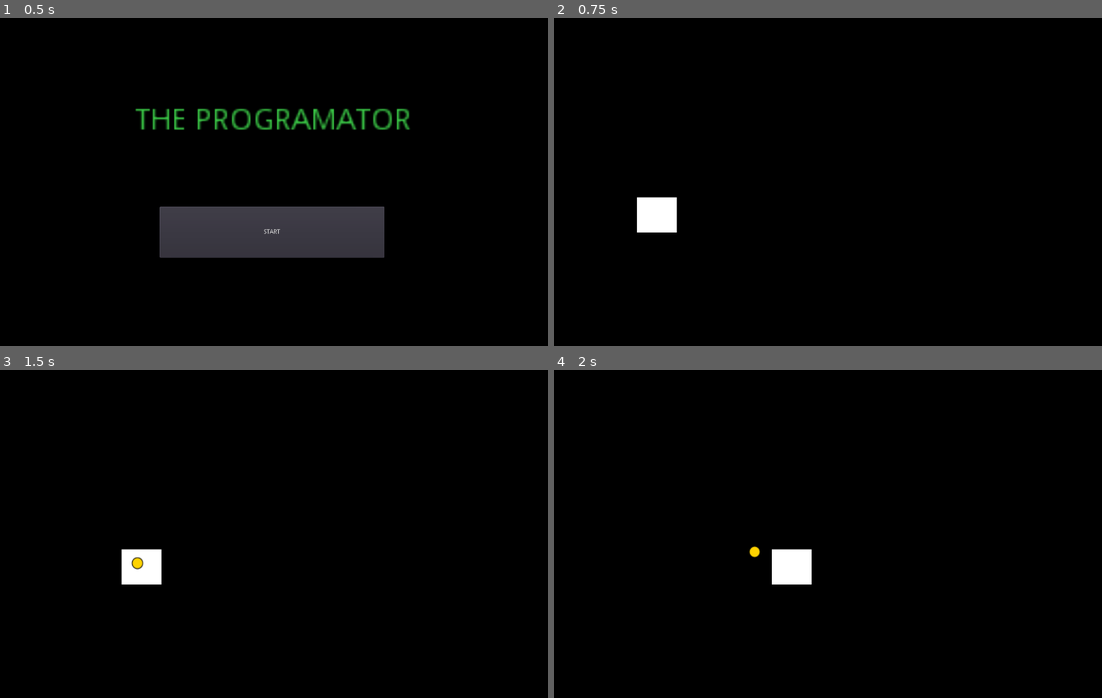
Above: before the commit, frames 1-4 (two rows, left to right).
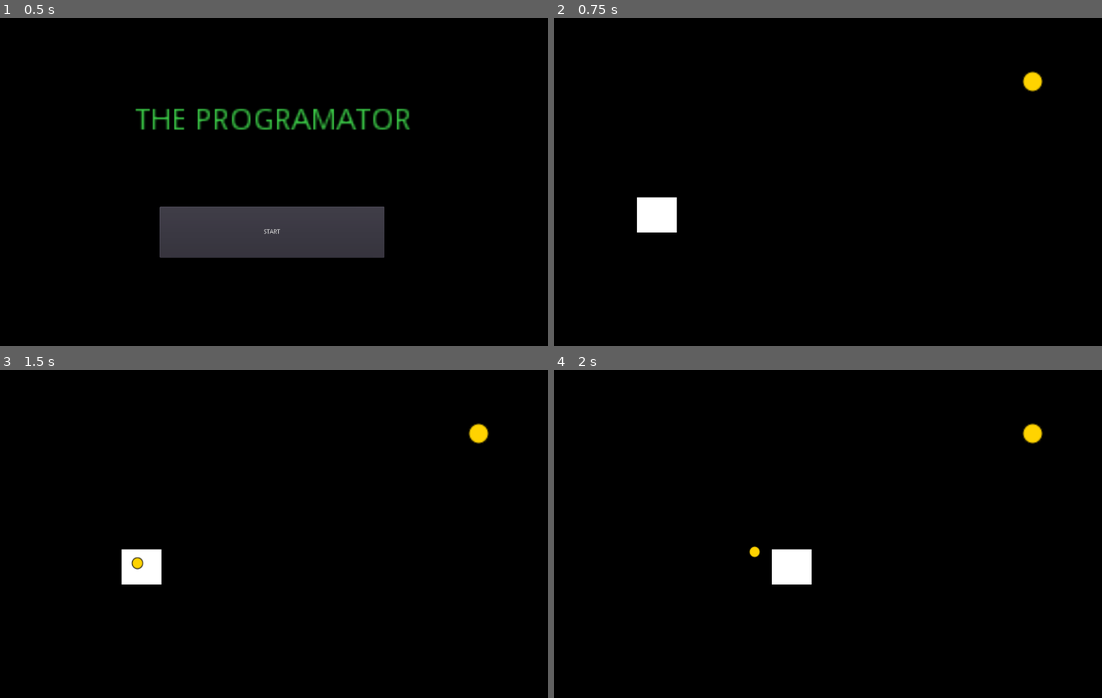
Above: after the commit, the same moments.

Repository: CamilaCintioli/the-progammator
Game: Godot game, scene res://Main.tscn
The game is run twice, just before and just after one commit, with the same random seed, the same clock (stepped at 60 frames per second) and the same inputs.
Inputs (mouse positions are in pixels of both pictures, inside the frame that each line leads up to):
- Up to frame 1 (0.5 s): no input
- Up to frame 2 (0.75 s): click "START" at 0.5 s
- Up to frame 3 (1.5 s): tap Enter at 1.25 s; move the mouse to (394, 517) at 1.27 s; hold D (move_right) from 1.28 s (still down); tap Space (fire) at 1.35 s
- Up to frame 4 (2 s): keep holding D (move_right)

Frame 1 is identical in both runs. In frame 2, 0.2% of the frame differs, in the area x 85-90%, y 16-23%; in frame 3, 0.2%; in frame 4, 0.2%.

Commit message:
level 1 chrom and go to level 2

Diff:
--- a/Levels/Level1.gd
+++ b/Levels/Level1.gd
@@ -9,3 +9,6 @@
 	for i in [35,105,200,300,400,500,600,700,800,900,1000,1100,1200,1300,1400,1500]:
 		var turret = matrix_turret_scene.instance()
 		turret.initialize(self, Vector2(i, 0))
+
+func next_level():
+	get_tree().change_scene("res://Levels/Level2.tscn")
--- a/Levels/Level1.tscn
+++ b/Levels/Level1.tscn
@@ -1,9 +1,10 @@
-[gd_scene load_steps=5 format=2]
+[gd_scene load_steps=6 format=2]
 
 [ext_resource path="res://assets/textures/player.png" type="Texture" id=1]
 [ext_resource path="res://Levels/Level1/entities/player/Player.tscn" type="PackedScene" id=2]
 [ext_resource path="res://Levels/Level1.gd" type="Script" id=3]
 [ext_resource path="res://Levels/Level1/entities/enemies/MatrixTurret.tscn" type="PackedScene" id=4]
+[ext_resource path="res://Levels/Level1/entities/enemies/Chrom.tscn" type="PackedScene" id=5]
 
 [node name="Level1" type="Node"]
 script = ExtResource( 3 )
@@ -20,3 +21,6 @@
 
 [node name="Player" parent="." instance=ExtResource( 2 )]
 position = Vector2( 240.528, 461.38 )
+
+[node name="Chrom" parent="." instance=ExtResource( 5 )]
+position = Vector2( 1117.69, 148.492 )
--- a/Levels/Level1/entities/Proyectile.gd
+++ b/Levels/Level1/entities/Proyectile.gd
@@ -6,12 +6,17 @@
 
 var container
 var direction:Vector2
+var is_player_projectile
 
-func initialize(container, spawn_position:Vector2, direction:Vector2):
-	self.container = container
+func _ready():
+	add_to_group("projectile")
+
+func initialize(_container, spawn_position:Vector2, _direction:Vector2, _is_player_projectile):
+	self.container = _container
 	container.add_child(self)
 	global_position = spawn_position
-	self.direction = direction
+	self.direction = _direction
+	self.is_player_projectile = _is_player_projectile
 	life_timer.connect("timeout", self, "_on_life_timer_timeout")
 	life_timer.start()
 
@@ -24,3 +29,12 @@
 
 func _on_life_timer_timeout():
 	_remove()
+
+func _on_Proyectile_body_entered(body):
+	if body.is_in_group("player"):
+		body.hit()
+	if body.is_in_group("chrom"):
+		if is_player_projectile:
+			container.next_level()
+		else:
+			call_deferred("_remove")
--- a/Levels/Level1/entities/Proyectile.tscn
+++ b/Levels/Level1/entities/Proyectile.tscn
@@ -19,3 +19,5 @@
 
 [node name="LifeTimer" type="Timer" parent="."]
 wait_time = 5.0
+
+[connection signal="body_entered" from="." to="." method="_on_Proyectile_body_entered"]
--- /dev/null
+++ b/Levels/Level1/entities/enemies/Chrom.gd
@@ -0,0 +1,4 @@
+extends StaticBody2D
+
+func _ready():
+	add_to_group("chrom")
--- /dev/null
+++ b/Levels/Level1/entities/enemies/Chrom.tscn
@@ -0,0 +1,18 @@
+[gd_scene load_steps=4 format=2]
+
+[ext_resource path="res://assets/textures/proyectile_player.png" type="Texture" id=1]
+[ext_resource path="res://Levels/Level1/entities/enemies/Chrom.gd" type="Script" id=2]
+
+[sub_resource type="CircleShape2D" id=1]
+radius = 22.6522
+
+[node name="Chrom" type="StaticBody2D"]
+script = ExtResource( 2 )
+
+[node name="Sprite" type="Sprite" parent="."]
+position = Vector2( 0.315334, 0.31534 )
+scale = Vector2( 2.9037, 2.95041 )
+texture = ExtResource( 1 )
+
+[node name="CollisionShape2D" type="CollisionShape2D" parent="."]
+shape = SubResource( 1 )
--- a/Levels/Level1/entities/enemies/MatrixTurret.gd
+++ b/Levels/Level1/entities/enemies/MatrixTurret.gd
@@ -6,8 +6,11 @@
 
 var container
 
-func initialize(container, turret_pos):
-	self.container = container
+func _ready():
+	add_to_group("turret")
+
+func initialize(_container, turret_pos):
+	self.container = _container
 	container.add_child(self)
 	global_position = turret_pos
 	fire_timer.wait_time = rand_range(1,5)
@@ -15,7 +18,7 @@
 
 func _shoot():
 	var proj = matrix_projectile_scene.instance()
-	proj.initialize(container, global_position, Vector2.DOWN)
+	proj.initialize(container, global_position, Vector2.DOWN, false)
 
 func _on_Timer_timeout():
 	_shoot()
--- a/Levels/Level1/entities/player/Arm.gd
+++ b/Levels/Level1/entities/player/Arm.gd
@@ -10,4 +10,5 @@
 	var new_projectile = projectile_scene.instance()
 	new_projectile.initialize(container,
 		fire_position.global_position,
-		global_position.direction_to(fire_position.global_position))
+		global_position.direction_to(fire_position.global_position),
+		true)
--- a/Levels/Level1/entities/player/Player.gd
+++ b/Levels/Level1/entities/player/Player.gd
@@ -13,6 +13,7 @@
 
 func _ready():
 	screen_size = get_viewport_rect().size
+	add_to_group("player")
 
 func initialize(level_1):
 	container = level_1
@@ -41,3 +42,6 @@
 
 	var mouse_position:Vector2 = get_global_mouse_position()
 	arm.look_at(mouse_position)
+
+func hit():
+	print("player hit")
--- /dev/null
+++ b/Levels/Level2.tscn
@@ -0,0 +1,14 @@
+[gd_scene format=2]
+
+[node name="Level2" type="Node"]
+
+[node name="Label" type="Label" parent="."]
+margin_left = 164.0
+margin_top = 164.0
+margin_right = 833.0
+margin_bottom = 304.0
+rect_scale = Vector2( 5, 5 )
+text = "Level 2"
+__meta__ = {
+"_edit_use_anchors_": false
+}
